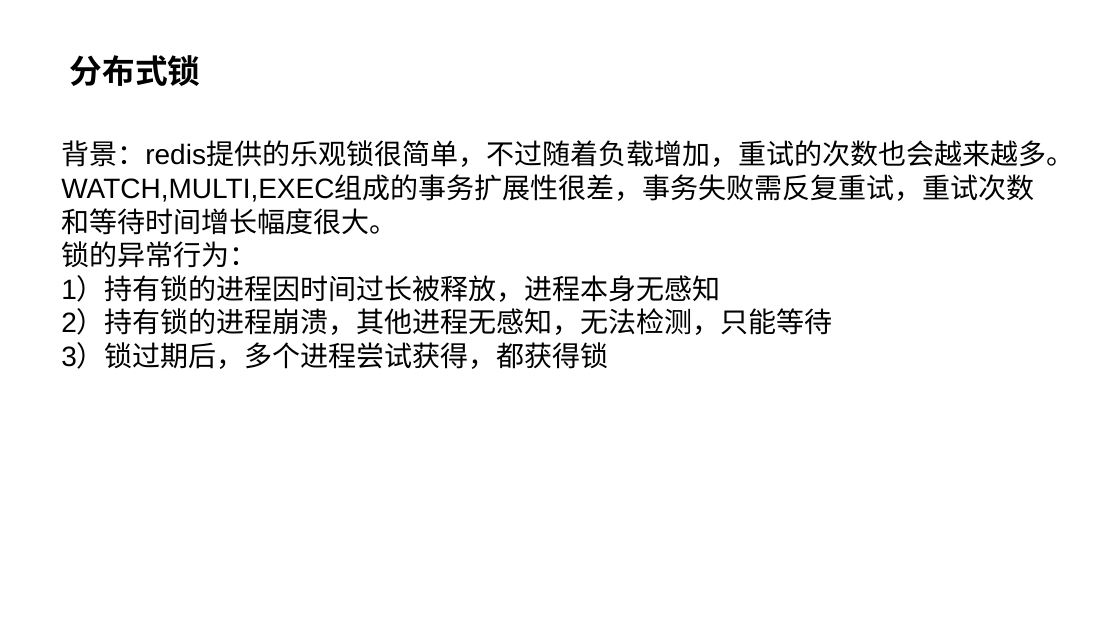
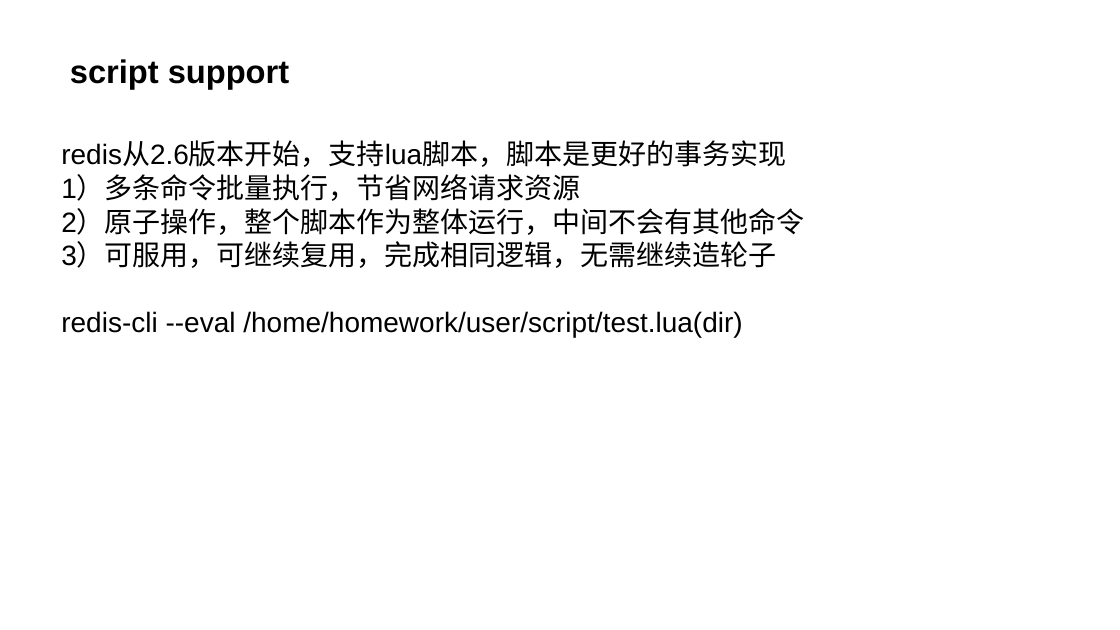
Before and after one commit to SoaringPhoenix/a-few-files, a slide deck: slide 16 of redis&memcached.pptx. Drawn at 1120x630 pixels with LibreOffice and Linux fonts; fonts in the diff are those of the drawing. Boxes give left, top, right and bottom in pixels: in the first picture for what was removed or moved away, otherwise in the second. Text is boxed around its words. In the diff, an @@ line names an element or a change of style, - is before the commit and + after.

```diff
--- a/redis&memcached.pptx
+++ b/redis&memcached.pptx
@@ title at bbox=[70, 59, 289, 89]: text changed @@
-分布式锁
+script support
@@ text at bbox=[61, 143, 805, 338]: text changed @@
-背景：redis提供的乐观锁很简单，不过随着负载增加，重试的次数也会越来越多。
-WATCH,MULTI,EXEC组成的事务扩展性很差，事务失败需反复重试，重试次数和等待时间增长幅度很大。
-锁的异常行为：
-1）持有锁的进程因时间过长被释放，进程本身无感知
-2）持有锁的进程崩溃，其他进程无感知，无法检测，只能等待
-3）锁过期后，多个进程尝试获得，都获得锁
+redis从2.6版本开始，支持lua脚本，脚本是更好的事务实现
+1）多条命令批量执行，节省网络请求资源
+2）原子操作，整个脚本作为整体运行，中间不会有其他命令
+3）可服用，可继续复用，完成相同逻辑，无需继续造轮子
+redis-cli --eval /home/homework/user/script/test.lua(dir)
```
Also in this commit, not shown: 4 other slides changed, 2 other files.
